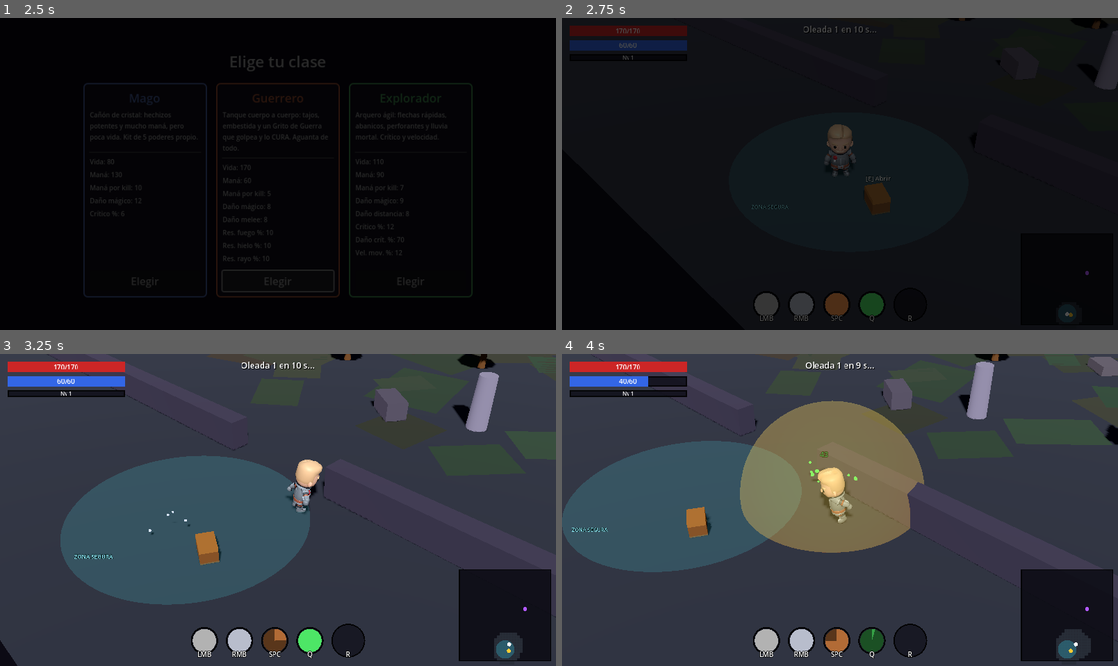
Above: before the commit, frames 1-4 (two rows, left to right).
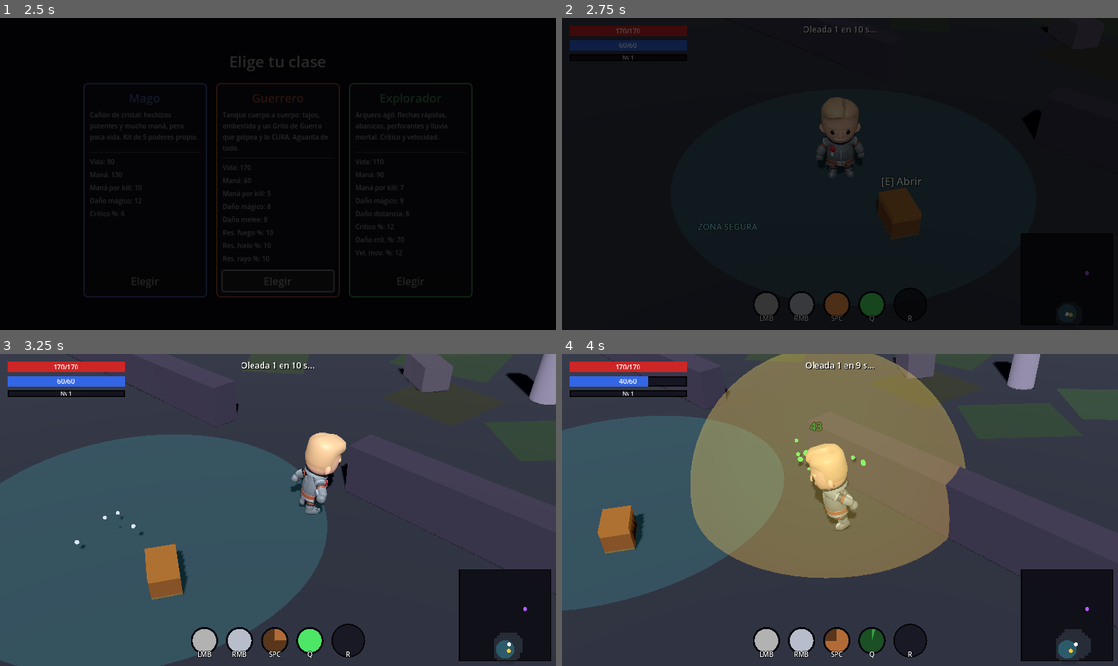
Above: after the commit, the same moments.

Repository: meatxsucks/godot-game
Game: Godot game, scene res://scenes/ui/MainMenu.tscn
Two runs of this game, one before a commit and one after it. Both use one fixed random seed, a clock stepped at 60 frames per second and the inputs below.
Inputs (mouse positions are in pixels of both pictures, inside the frame that each line leads up to):
- Up to frame 1 (2.5 s): click "Comenzar" at 0.5 s; click "Elegir" at 1.25 s; click "Elegir" at 2 s
- Up to frame 2 (2.75 s): no input
- Up to frame 3 (3.25 s): move the mouse to (400, 494) at 2.77 s; hold D (move_right) from 2.78 s (still down); tap Space (ability_dash) at 2.85 s
- Up to frame 4 (4 s): move the mouse to (728, 525) at 3.52 s; release D (move_right) at 3.53 s; hold S (move_down) from 3.53 s (still down); tap Q (ability_nova) at 3.6 s

Frame 1 is identical in both runs. In frame 2, 2.4% of the frame differs, in the area x 24-100%, y 0-68%; in frame 3, 26%; in frame 4, 27%, in the area x 0-100%, y 0-88%.

Commit message:
Cámara más cercana al personaje (para apreciar el equipo puesto)
El offset del rig baja de (12,12,12)~21m a (8,8,8)~14m, mismo ángulo
isométrico. Se ve mejor el paper-doll sin perder la vista ARPG.

Diff:
--- a/scripts/levels/camera_rig.gd
+++ b/scripts/levels/camera_rig.gd
@@ -2,8 +2,9 @@
 
 @export var target_path: NodePath
 @export var smooth_speed: float = 8.0
-# Desplazamiento base de la cámara isométrica clásica
-@export var offset: Vector3 = Vector3(12, 12, 12)
+# Desplazamiento base de la cámara isométrica. Más cerca que el clásico
+# (12,12,12 ≈ 21m) para apreciar el equipo puesto en el personaje.
+@export var offset: Vector3 = Vector3(8, 8, 8)
 
 var target: Node3D = null
 ## Fuerza restante del screen shake (decae sola).
